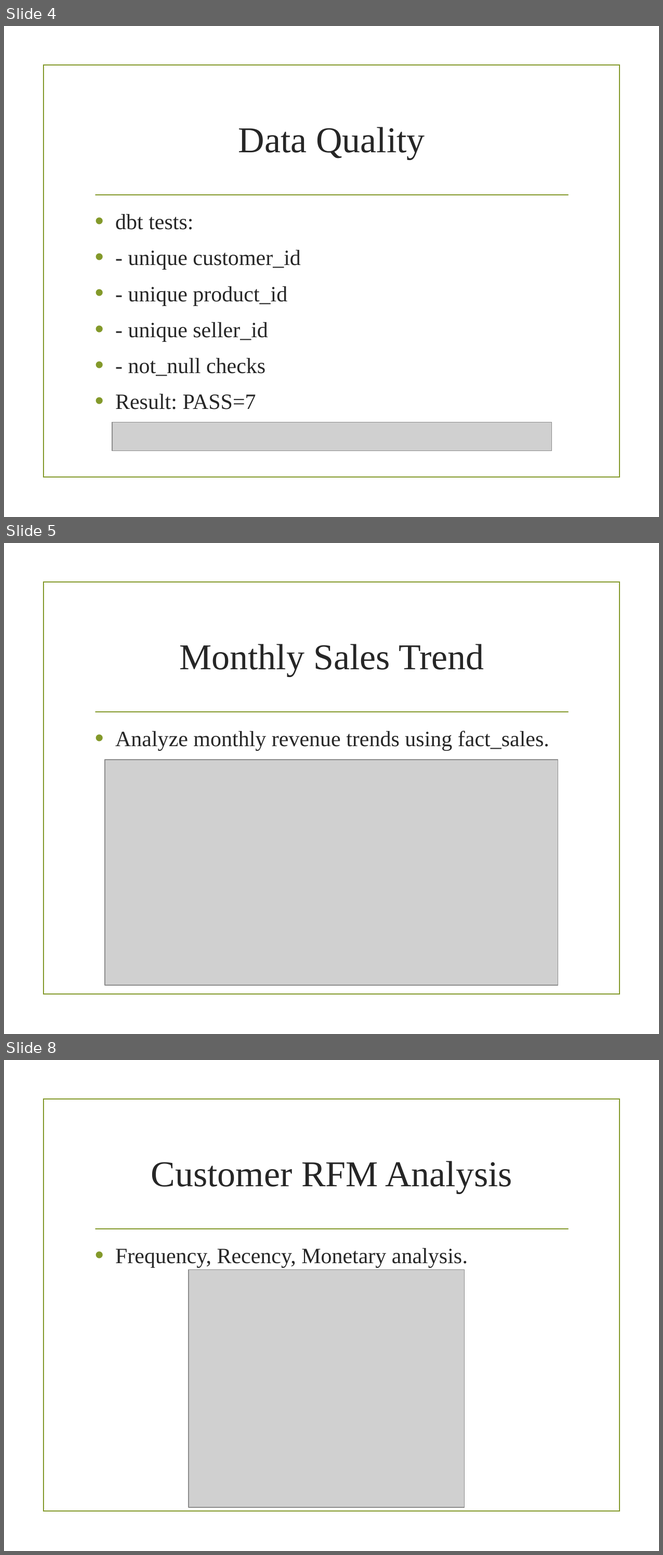
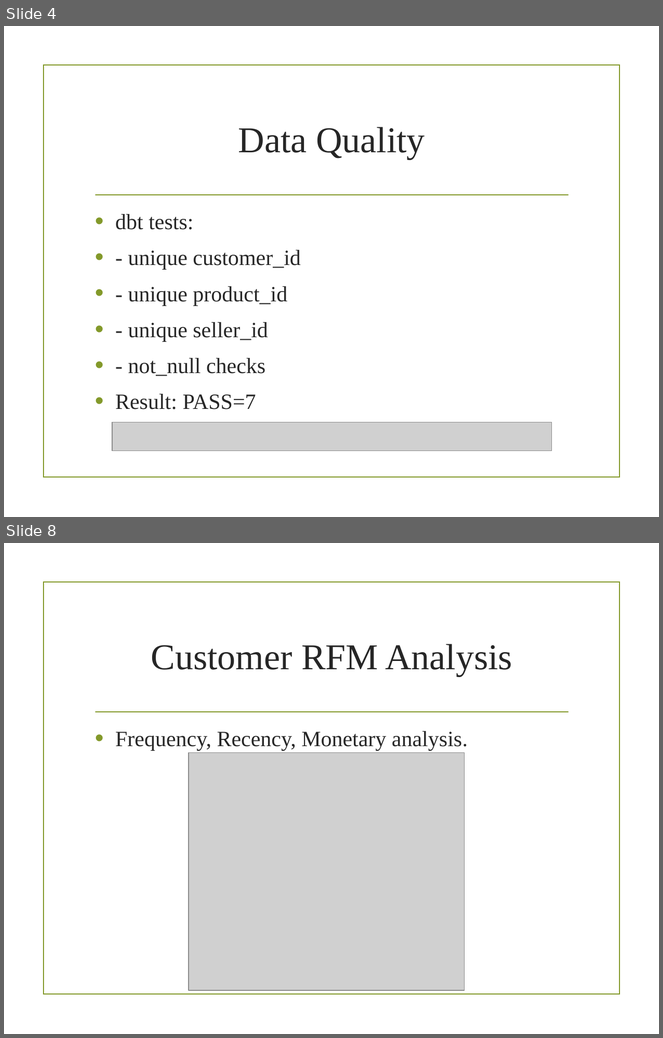
Before and after one commit to weihg27/ecommerce-project, a slide deck: slices/Olist_Ecommerce_Project_Presentation.pptx. Shown one above the other, each under a label of ours: slides 4, 5 and 8 before the commit, slides 4 and 8 after it; the slides between them are not shown. The pictures are 663x1555 and 663x1038 pixels, drawn with LibreOffice and Linux fonts; fonts in the diff are those of the drawing; grey boxes stand for pictures; background and template pictures are left out. Boxes give left, top, right and bottom in pixels: in the first picture for what was removed or moved away, otherwise in the second. Text is boxed around its words. In the diff, an @@ line names an element or a change of style, - is before the commit and + after.

Commit message:
Edited slides 5-7

```diff
--- a/slices/Olist_Ecommerce_Project_Presentation.pptx
+++ b/slices/Olist_Ecommerce_Project_Presentation.pptx
@@ slide 5 removed at (4, 543, 659, 1034), background picture (left out); not listed: 2 template elements that a slide beside it also shows @@
@@ title removed at (179, 644, 484, 677) @@
-Monthly Sales Trend
@@ text removed at (115, 731, 549, 751) @@
-• Analyze monthly revenue trends using fact_sales.
@@ picture removed at (105, 760, 558, 985) @@
```
Also in this commit, not shown: 2 slides changed, 1 slide added, 1 other file.
